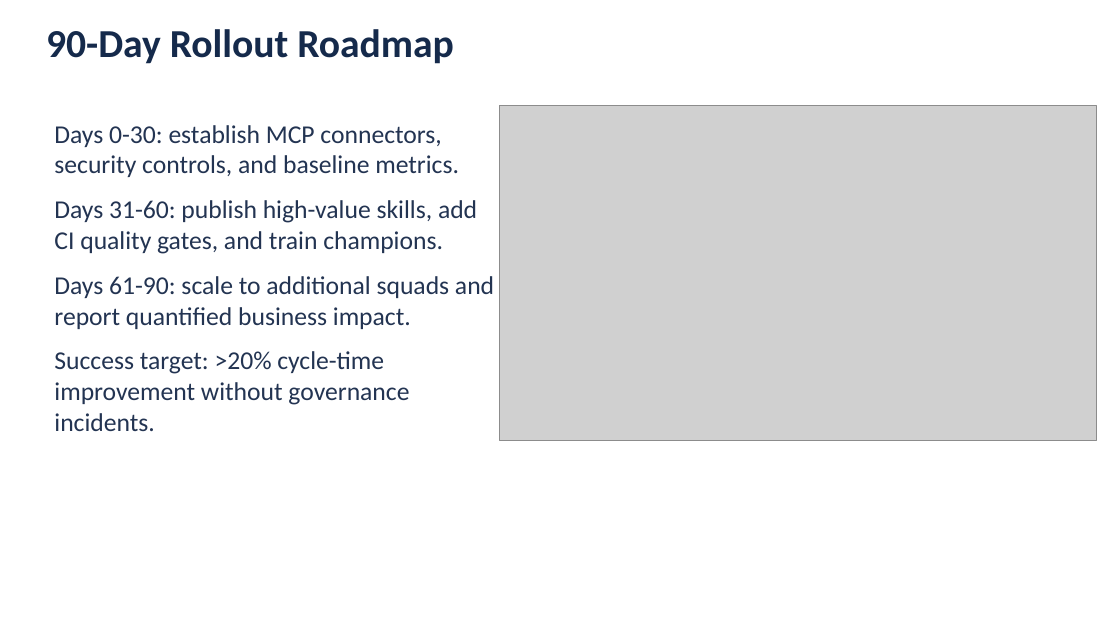
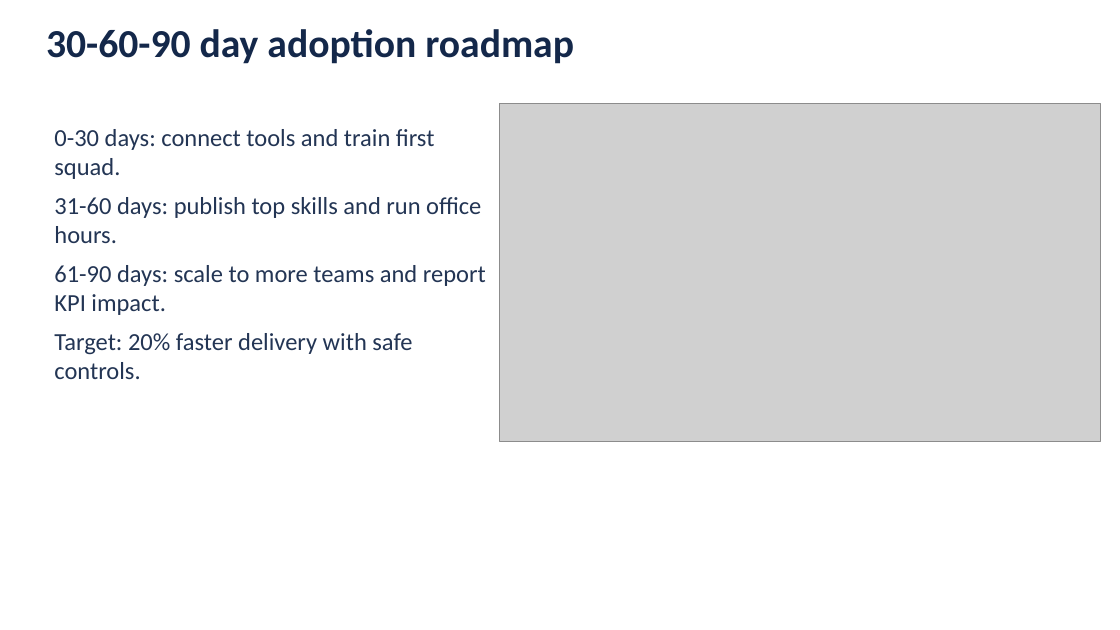
Before and after one commit to hassanahmedfoodservicesdirectunilever/cursor, a slide deck: slide 18 of Solution_Assessment_Cursor_AI_Capabilities_Integration_Review.pptx (slide 19 before the commit). Drawn at 1120x630 pixels with LibreOffice and Linux fonts; fonts in the diff are those of the drawing; grey boxes stand for pictures. Boxes give left, top, right and bottom in pixels: in the first picture for what was removed or moved away, otherwise in the second. Text is boxed around its words. In the diff, an @@ line names an element or a change of style, - is before the commit and + after.

```diff
--- a/Solution_Assessment_Cursor_AI_Capabilities_Integration_Review.pptx
+++ b/Solution_Assessment_Cursor_AI_Capabilities_Integration_Review.pptx
@@ text at (x1=46, y1=29, x2=574, y2=64): text changed; text colour #152A4B to #14284A @@
-90-Day Rollout Roadmap
+30-60-90 day adoption roadmap
@@ picture resized from (x1=500, y1=105, x2=1096, y2=440) to (x1=500, y1=103, x2=1101, y2=441) @@
@@ text at (x1=54, y1=129, x2=486, y2=379): text changed; size 22 to 21 pt; text colour #233452 to #233554 @@
-Days 0-30: establish MCP connectors, security controls, and baseline metrics.
-Days 31-60: publish high-value skills, add CI quality gates, and train champions.
-Days 61-90: scale to additional squads and report quantified business impact.
-Success target: >20% cycle-time improvement without governance incidents.
+0-30 days: connect tools and train first squad.
+31-60 days: publish top skills and run office hours.
+61-90 days: scale to more teams and report KPI impact.
+Target: 20% faster delivery with safe controls.
```
Also in this commit, not shown: 6 other slides changed, 12 slides added, 13 slides removed, 24 other files.
